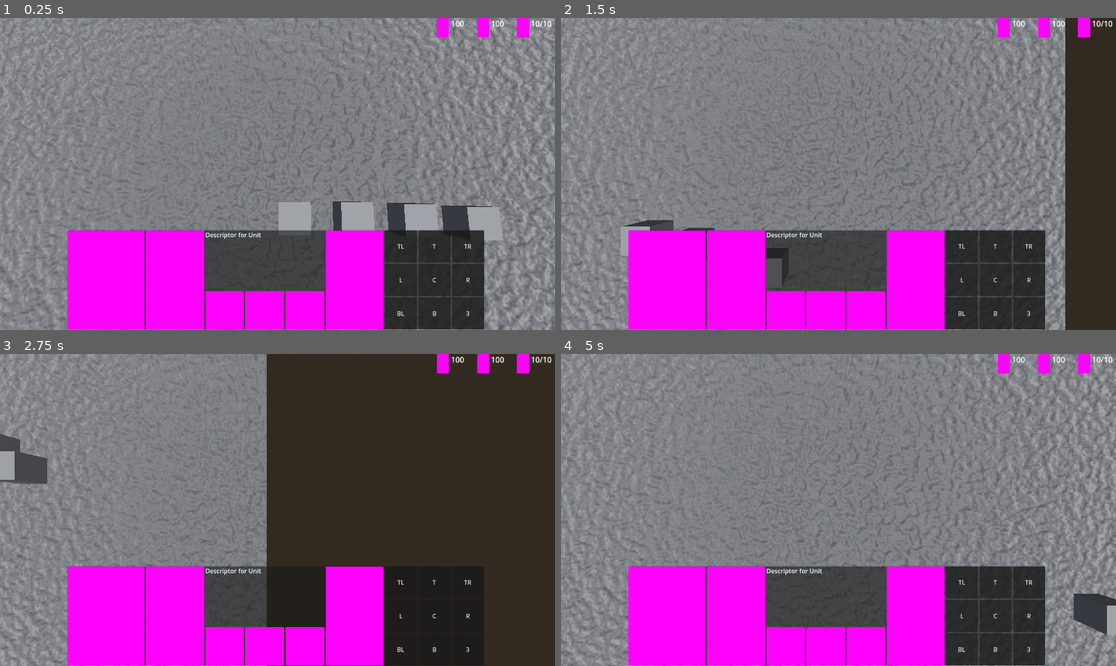
Above: before the commit, frames 1-4 (two rows, left to right).
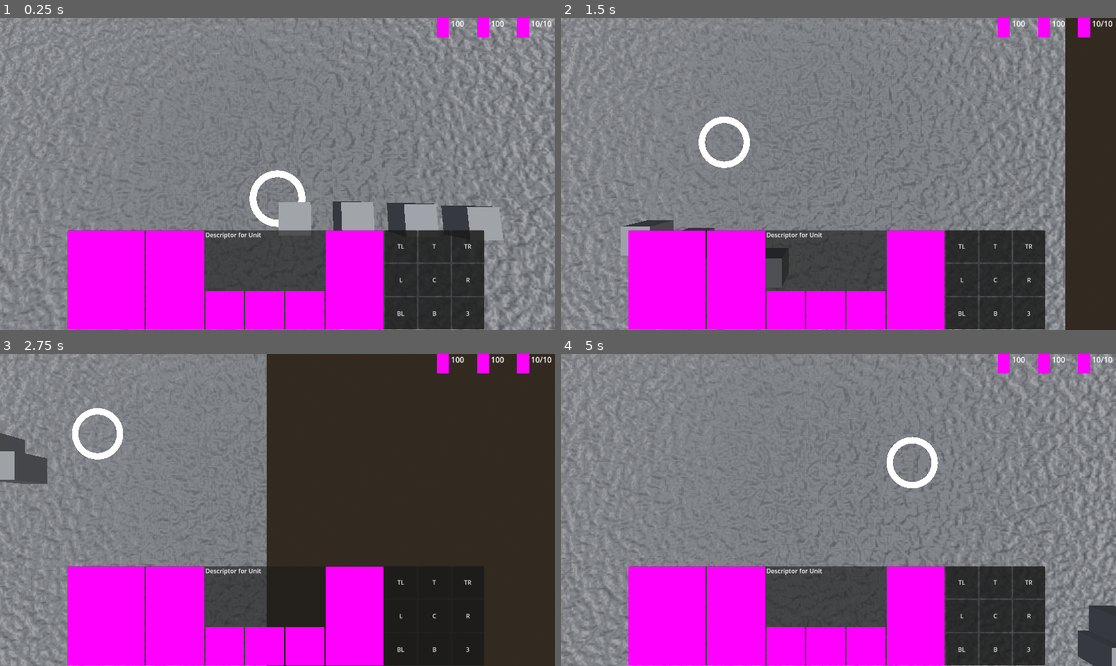
Above: after the commit, the same moments.

Repository: MichaelMacha/FakeCraft
Game: Godot game, scene res://map.tscn
The game is run twice, just before and just after one commit, with the same random seed, the same clock (stepped at 60 frames per second) and the same inputs.
Inputs (mouse positions are in pixels of both pictures, inside the frame that each line leads up to):
- Up to frame 1 (0.25 s): no input
- Up to frame 2 (1.5 s): move the mouse to (960, 158) at 0.52 s; hold D (east) 0.53-1.28 s; hold Shift (append) 0.53-1.28 s; click (960, 158) at 0.8 s; move the mouse to (727, 189) at 1.27 s; hold S (south) from 1.28 s (still down); click (727, 189) at 1.35 s
- Up to frame 3 (2.75 s): tap Shift (append) at 1.55 s; move the mouse to (333, 441) at 2.02 s; release S (south) at 2.03 s; hold D (east) from 2.03 s (still down); hold Shift (append) from 2.03 s (still down); click (333, 441) at 2.3 s
- Up to frame 4 (5 s): move the mouse to (810, 572) at 2.77 s; release D (east) at 2.78 s; release Shift (append) at 2.78 s; hold W (north) 2.78-3.53 s; click (810, 572) at 2.85 s; tap Shift (append) at 3.05, 4.55 s; move the mouse to (1005, 556) at 3.52 s; hold Shift (append) 3.53-4.28 s; hold A (west) from 3.53 s (still down); click (1005, 556) at 3.8 s; move the mouse to (672, 463) at 4.27 s; click (672, 463) at 4.35 s

The runs differ from the first frame. In frame 1, 0.5% of the frame differs, in the area x 44-56%, y 48-68%; in frame 2, 0.5%; in frame 3, 0.6%; in frame 4, 1.8%, in the area x 58-100%, y 26-100%.

Commit message:
Got behavior buttons working
Method is reasonably flexible and allows for advanced behaviors.
ControlButton handles the button's appearance and action (see about
dividing it per MVC). It sets the buttons to have specific actions,
which change the Mouse. Mouse has MouseBehaviors which handle the
interaction modes with the mouse, including key modifier processing.

It might be a little better organized in the future, but the walk action
is working great.

Diff:
--- a/map.tscn
+++ b/map.tscn
@@ -1,7 +1,10 @@
-[gd_scene load_steps=37 format=3 uid="uid://ck4jnk1x4gnvi"]
+[gd_scene load_steps=40 format=3 uid="uid://ck4jnk1x4gnvi"]
 
 [ext_resource type="Script" path="res://addons/interpolated_camera_3d/interpolated_camera_3d.gd" id="1_3cjf3"]
 [ext_resource type="Script" path="res://camera_3d.gd" id="1_a503m"]
+[ext_resource type="Script" path="res://mouse.gd" id="1_dekkv"]
+[ext_resource type="PackedScene" uid="uid://var48o5v7a4b" path="res://mouse_behavior.tscn" id="2_ywiym"]
+[ext_resource type="PackedScene" uid="uid://dvigv751thglq" path="res://walk_behavior.tscn" id="3_77fxa"]
 [ext_resource type="Script" path="res://ui.gd" id="3_vm6ea"]
 [ext_resource type="PackedScene" uid="uid://lhvj5hnos8l4" path="res://unit.tscn" id="4_o6v8m"]
 
@@ -127,6 +130,14 @@
 
 [node name="Factions" type="Node" parent="."]
 
+[node name="Mouse" type="Node3D" parent="."]
+script = ExtResource("1_dekkv")
+
+[node name="MouseBehavior" parent="Mouse" instance=ExtResource("2_ywiym")]
+
+[node name="WalkBehavior" parent="Mouse" instance=ExtResource("3_77fxa")]
+visible = false
+
 [node name="Units" type="Node3D" parent="."]
 
 [node name="Unit" parent="Units" instance=ExtResource("4_o6v8m")]
@@ -141,6 +152,7 @@
 transform = Transform3D(1, 0, 0, 0, 1, 0, 0, 0, 1, 6, 0, 0)
 
 [node name="Level Floor" type="StaticBody3D" parent="."]
+collision_layer = 3
 
 [node name="NavigationRegion3D" type="NavigationRegion3D" parent="Level Floor"]
 navigation_mesh = SubResource("NavigationMesh_5ah6r")
--- /dev/null
+++ b/mouse.gd
@@ -0,0 +1,35 @@
+class_name Mouse extends Node3D
+
+@onready var map : Node3D = $".."
+@onready var camera_3d: Camera3D = $"../Global/Camera3D"
+@onready var space_state := map.get_world_3d().direct_space_state
+
+const RAY_LENGTH = 1000.0
+
+@onready var current_behavior : MouseBehavior = $MouseBehavior
+
+func switch_behavior(behavior : MouseBehavior) -> void:
+	#Set current behavior
+	current_behavior = behavior
+
+	#Show this visually
+	for child in get_children():
+		child.visible = false
+	behavior.visible = true
+
+func _input(event: InputEvent) -> void:
+	if event is InputEventMouse:
+		var origin := camera_3d.project_ray_origin(event.position)
+		var target := origin + camera_3d.project_ray_normal(event.position) * RAY_LENGTH
+
+		#Only intersect floor, which is on Physics3D layer 2.
+		var query := PhysicsRayQueryParameters3D.create(origin, target, 2)
+		var result := space_state.intersect_ray(query)
+
+		if event is InputEventMouseMotion:
+			if not result.is_empty():
+				self.global_position = result.position
+			#ray cast to position
+		elif event.is_action("select"):
+			if not result.is_empty():
+				current_behavior.handle_input(event, result.position)
--- /dev/null
+++ b/mouse_behavior.gd
@@ -0,0 +1,5 @@
+class_name MouseBehavior extends Node3D
+
+func handle_input(event : InputEvent, projection : Vector3) -> void:
+	#print(self, " handling ", event)
+	pass
--- /dev/null
+++ b/mouse_behavior.tscn
@@ -0,0 +1,10 @@
+[gd_scene load_steps=3 format=3 uid="uid://var48o5v7a4b"]
+
+[ext_resource type="Script" path="res://mouse_behavior.gd" id="1_2lo0b"]
+[ext_resource type="PackedScene" uid="uid://b4nuoglp2gwl6" path="res://disc.glb" id="2_2cljv"]
+
+[node name="MouseBehavior" type="Node3D"]
+script = ExtResource("1_2lo0b")
+
+[node name="disc" parent="." instance=ExtResource("2_2cljv")]
+transform = Transform3D(1, 0, 0, 0, 1, 0, 0, 0, 1, 0, 0.1, 0)
--- a/project.godot
+++ b/project.godot
@@ -67,3 +67,7 @@
 "events": [Object(InputEventKey,"resource_local_to_scene":false,"resource_name":"","device":-1,"window_id":0,"alt_press …(195 unchanged characters)…
 ]
 }
+
+[layer_names]
+
+3d_physics/layer_2="Environment"
--- a/ui.gd
+++ b/ui.gd
@@ -136,24 +136,10 @@
 		var controls := entity.get_node("Controls")
 		print("Controls: ", controls)
 
-		#TODO: Iterate over all locations
+		#Iterate over all locations
 		#	Find matching control button and place its graphic
 		#	Associate a lambda from ControlButton with the button press
 
-		#PASS 1: Works, but too dirty
-		#for location in ControlButton.ButtonLocation.keys():
-			##TODO: The control iteration should probably be its own function,
-			## or at least a lambda
-			#for control in controls.get_children():
-				#if control.button_location == ControlButton.ButtonLocation[location]:
-					#var button := \
-						#buttons.get_child(Manager.button_order.find(
-							#ControlButton.ButtonLocation[location])
-							#)
-					#button.icon = control.graphic
-					#print(control, ": ", control.button_location)
-
-		#PASS 2: Keep modular
 		var find_control := func(location : ControlButton.ButtonLocation) -> ControlButton:
 			var acceptable : Array = \
 				controls.get_children().filter(
@@ -163,6 +149,10 @@
 			if not acceptable.is_empty():
 				return acceptable.front()
 			return null
+
+		var disconnect_all := func(sig : Signal):
+			for item in sig.get_connections():
+				sig.disconnect(item.callable)
 
 		for index in buttons.get_child_count():
 			var button_loc : ControlButton.ButtonLocation = \
@@ -174,14 +164,14 @@
 				button.icon = control.graphic
 				button.text = ""
 				#TODO: connect button.pressed to control lambda
+				disconnect_all.call(button.pressed)
 				button.pressed.connect(control.action)
 			else:
 				button.icon = null
 				button.text = ""
 
 				#Disconnect all associated actions
-				for callable in button.pressed.get_connections():
-					button.pressed.disconnect(callable)
+				disconnect_all.call(button.pressed)
 
 
 
@@ -200,3 +190,10 @@
 		return selected.back()
 	else:
 		return null
+
+func selected_units() -> Array:
+	var selected := []
+	for unit in units.get_children():
+		if unit.selected:
+			selected.append(unit)
+	return selected
--- a/unit.gd
+++ b/unit.gd
@@ -23,6 +23,10 @@
 
 @onready var ui : UI = $"/root/Map/UI"
 
+## Replaces the whole move queue with a single point
+func go(point : Vector3) -> void:
+	move_queue = []
+	navagent.target_position = point
 
 ## Enqueues a point onto the move queue, as an additional destination.
 func enqueue(point : Vector3) -> void:
--- a/unit.tscn
+++ b/unit.tscn
@@ -10,6 +10,7 @@
 [sub_resource type="BoxShape3D" id="BoxShape3D_pyosb"]
 
 [node name="Unit" type="CharacterBody3D" node_paths=PackedStringArray("selection_glow")]
+collision_mask = 0
 input_capture_on_drag = true
 script = ExtResource("1_ahi1y")
 selection_glow = NodePath("disc")
--- a/walk_action.gd
+++ b/walk_action.gd
@@ -6,5 +6,4 @@
 	## Set the current action to walk. Walk behavior should alter the mouse
 	## cursor, then set the unit's target to whatever point is left-clicked on.
 	self.action = func():
-
-		pass
+		$/root/Map/Mouse.switch_behavior($/root/Map/Mouse/WalkBehavior)
--- /dev/null
+++ b/walk_behavior.gd
@@ -0,0 +1,19 @@
+class_name WalkBehavior extends MouseBehavior
+
+@onready var ui: UI = $"../../UI"
+
+func handle_input(event : InputEvent, projection : Vector3) -> void:
+	#Do universals
+	#TODO: See if we even need this in GDScript, it may be a default.
+	super.handle_input(event, projection)
+
+	#Act
+	for unit in ui.selected_units():
+		if Input.is_action_pressed("append"):
+			unit.enqueue(projection)
+		else:
+			unit.go(projection)
+
+	print(ui.selected_units())
+
+	$"..".switch_behavior($"../MouseBehavior")
--- /dev/null
+++ b/walk_behavior.tscn
@@ -0,0 +1,15 @@
+[gd_scene load_steps=4 format=3 uid="uid://dvigv751thglq"]
+
+[ext_resource type="PackedScene" uid="uid://var48o5v7a4b" path="res://mouse_behavior.tscn" id="1_dq2ie"]
+[ext_resource type="Script" path="res://walk_behavior.gd" id="2_w010j"]
+
+[sub_resource type="StandardMaterial3D" id="StandardMaterial3D_nrcuj"]
+albedo_color = Color(1, 1, 0, 1)
+
+[node name="WalkBehavior" instance=ExtResource("1_dq2ie")]
+script = ExtResource("2_w010j")
+
+[node name="Circle" parent="disc" index="0"]
+surface_material_override/0 = SubResource("StandardMaterial3D_nrcuj")
+
+[editable path="disc"]
Not shown, added: .FakeCraft Notes.kate-swp
Not shown, changed: FakeCraft Notes
